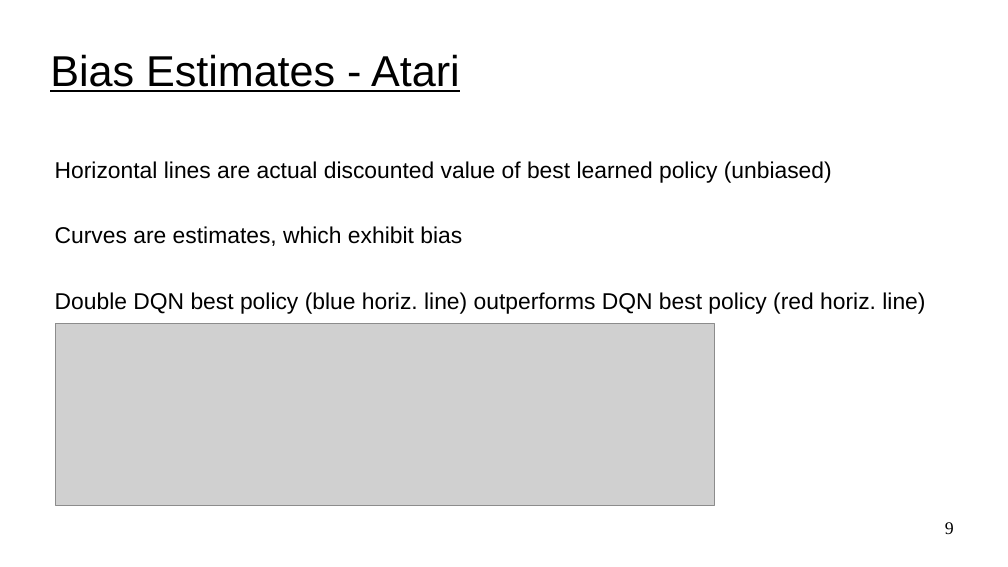
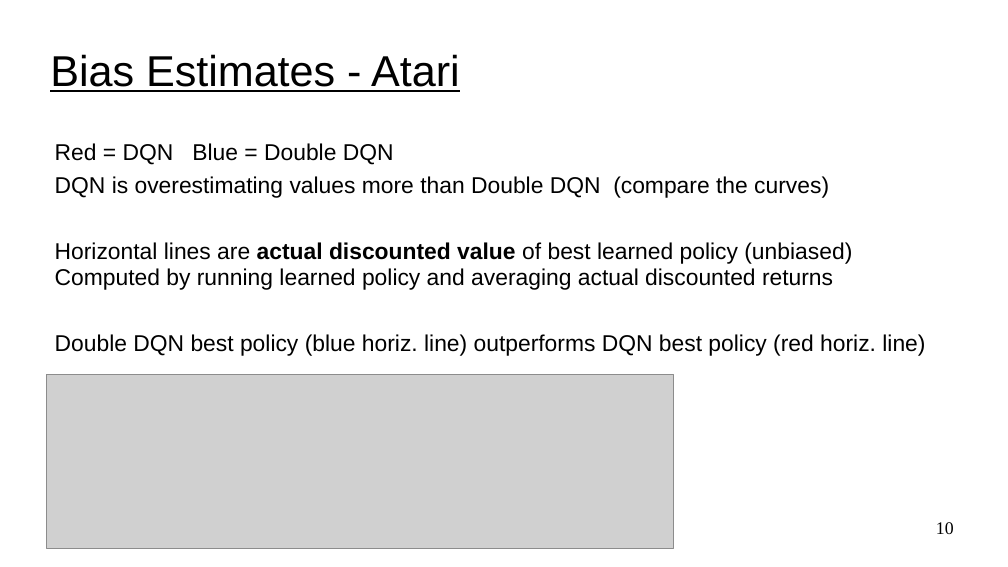
Before and after one commit to UVADS/reinforcement_learning, a slide deck: slide 10 of 06_deep_q_networks_extensions/dqn_extensions.ppt (slide 9 before the commit). Drawn at 1008x567 pixels with LibreOffice and Linux fonts; fonts in the diff are those of the drawing; grey boxes stand for pictures. Boxes give left, top, right and bottom in pixels: in the first picture for what was removed or moved away, otherwise in the second. Text is boxed around its words. In the diff, an @@ line names an element or a change of style, - is before the commit and + after.

```diff
--- a/06_deep_q_networks_extensions/dqn_extensions.ppt
+++ b/06_deep_q_networks_extensions/dqn_extensions.ppt
@@ text "Red = DQN Blue = ...": place and size @@
-text "Red = DQN Blue = ..." at box(55, 161, 925, 314)
+text "Red = DQN Blue = ..." at box(55, 143, 925, 356)
@@ text at box(55, 143, 852, 290): text changed @@
-Horizontal lines are actual discounted value of best learned policy (unbiased)
-Curves are estimates, which exhibit bias
+Red = DQN Blue = Double DQN
+DQN is overestimating values more than Double DQN (compare the curves)
+Horizontal lines are actual discounted value of best learned policy (unbiased)
+Computed by running learned policy and averaging actual discounted returns
@@ picture: place and size @@
-picture at box(56, 324, 715, 506)
+picture at box(47, 375, 674, 549)
@@ page number at box(936, 522, 954, 534): text changed @@
-9
+10
```
Also in this commit, not shown: 5 other slides changed, 3 slides added, 1 slide removed, 1 other file.
